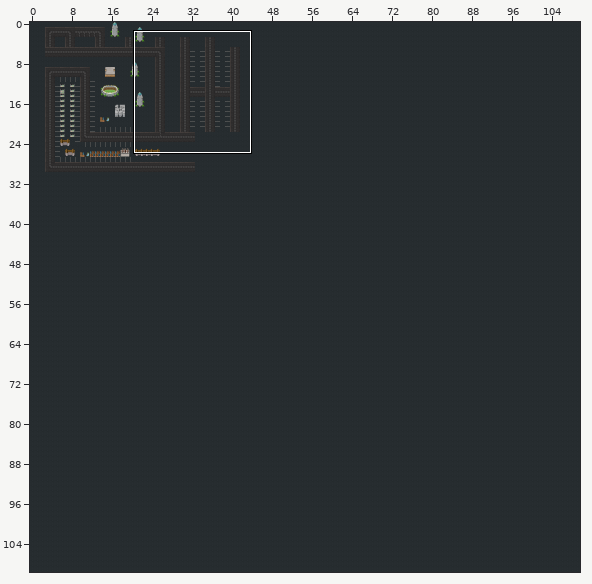
One commit to this Tiled map (JSON): maps/mega_map.json. The picture above shows the old version from afar; the outline marks the close-up.
Close-up. First the earlier version:
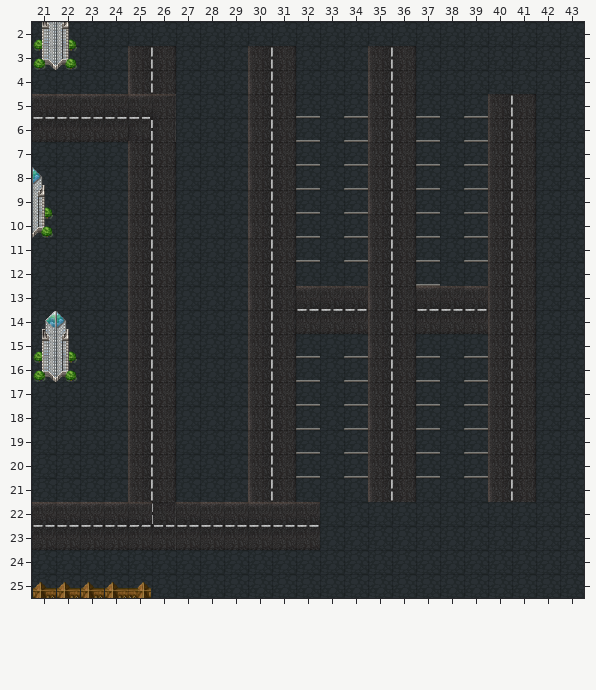
Cells are 32x32 px. Shown: x 21..43, y 2..25. The commit also changed other parts of the map, which this record leaves out.
The result:
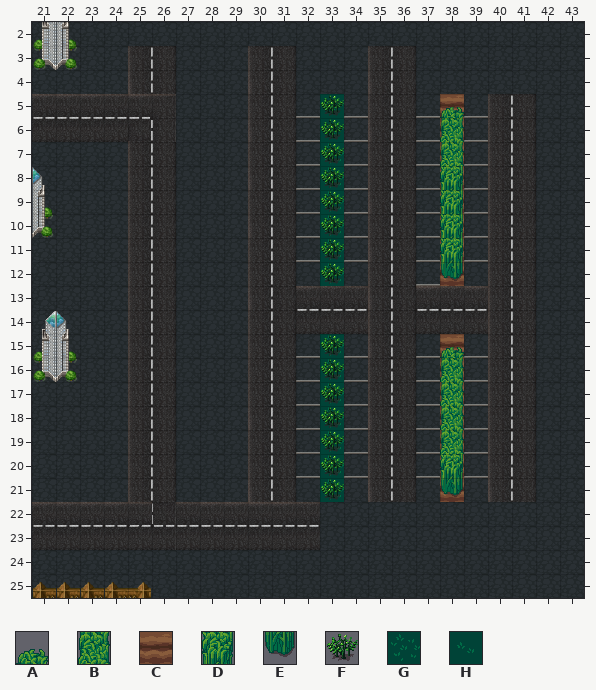
Key: from "terrain_atlas": A 520, B 552, C 582, D 584, E 616, F 905, G 935, H 936.
_ is an empty cell, . an unchanged one.
Tiles of an added or newly shown layer are drawn over the layers below it.
Change:
--- layer "grass" (now shown)
@@ x 33..38 @@
- 5 _...._
- 6 _...._
- 7 _...._
- 8 _...._
- 9 _...._
-10 _...._
-11 _...._
-12 _...._
+ 5 H....C
+ 6 H....C
+ 7 G....C
+ 8 G....C
+ 9 G....C
+10 G....C
+11 G....C
+12 G....C
@@ x 33..38 @@
-15 _...._
-16 _...._
-17 _...._
-18 _...._
-19 _...._
-20 _...._
-21 _...._
+15 G....C
+16 G....C
+17 G....C
+18 G....C
+19 G....C
+20 G....C
+21 G....C
--- layer "trees" (now shown)
@@ x 33..38 @@
- 5 _...._
- 6 _...._
- 7 _...._
- 8 _...._
- 9 _...._
-10 _...._
-11 _...._
-12 _...._
+ 5 F....A
+ 6 F....B
+ 7 F....B
+ 8 F....D
+ 9 F....D
+10 F....D
+11 F....D
+12 F....E
@@ x 33..38 @@
-15 _...._
-16 _...._
-17 _...._
-18 _...._
-19 _...._
-20 _...._
-21 _...._
+15 F....A
+16 F....B
+17 F....B
+18 F....B
+19 F....B
+20 F....D
+21 F....E
